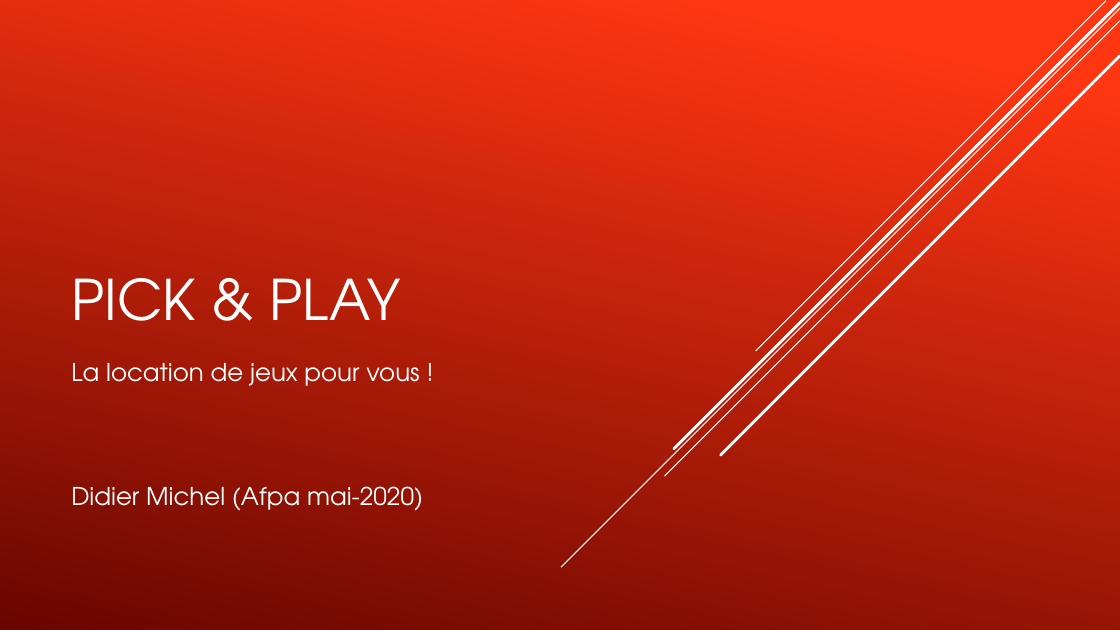
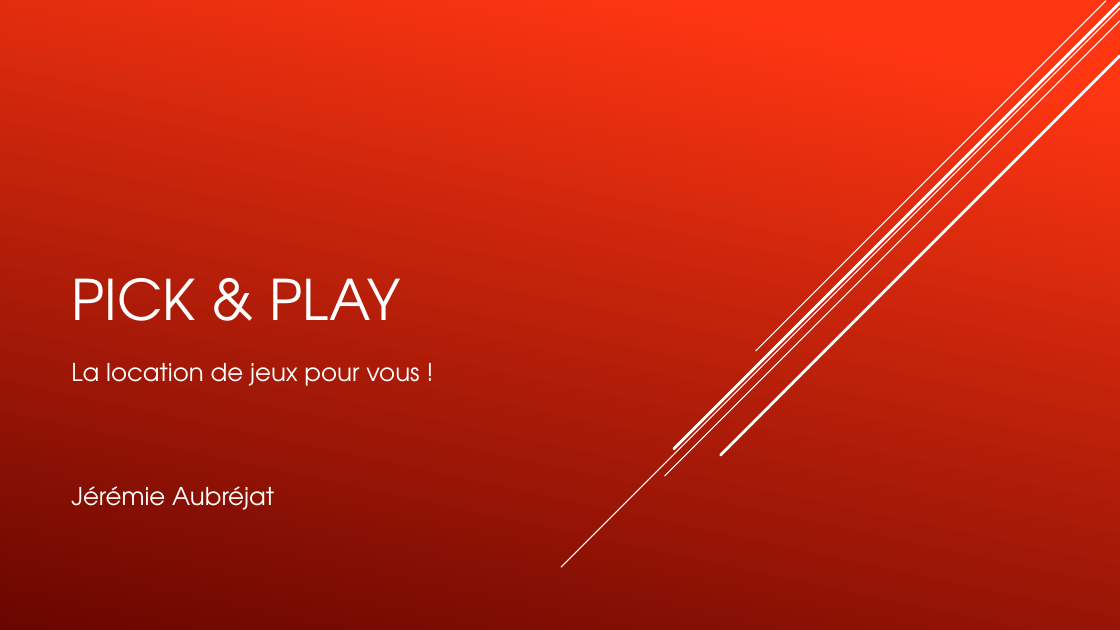
Before and after one commit to Jeremie-AUBREJAT/fRouge, a slide deck: slide 1 of Pick & play.pptx. Drawn at 1120x630 pixels with LibreOffice and Linux fonts; fonts in the diff are those of the drawing. Boxes give left, top, right and bottom in pixels: in the first picture for what was removed or moved away, otherwise in the second. Text is boxed around its words. In the diff, an @@ line names an element or a change of style, - is before the commit and + after.

Commit message:
moddifPowerPoint

```diff
--- a/Pick & play.pptx
+++ b/Pick & play.pptx
@@ subtitle at (71, 486, 274, 510): text changed @@
-Didier Michel (Afpa mai-2020)
+Jérémie Aubréjat
```
